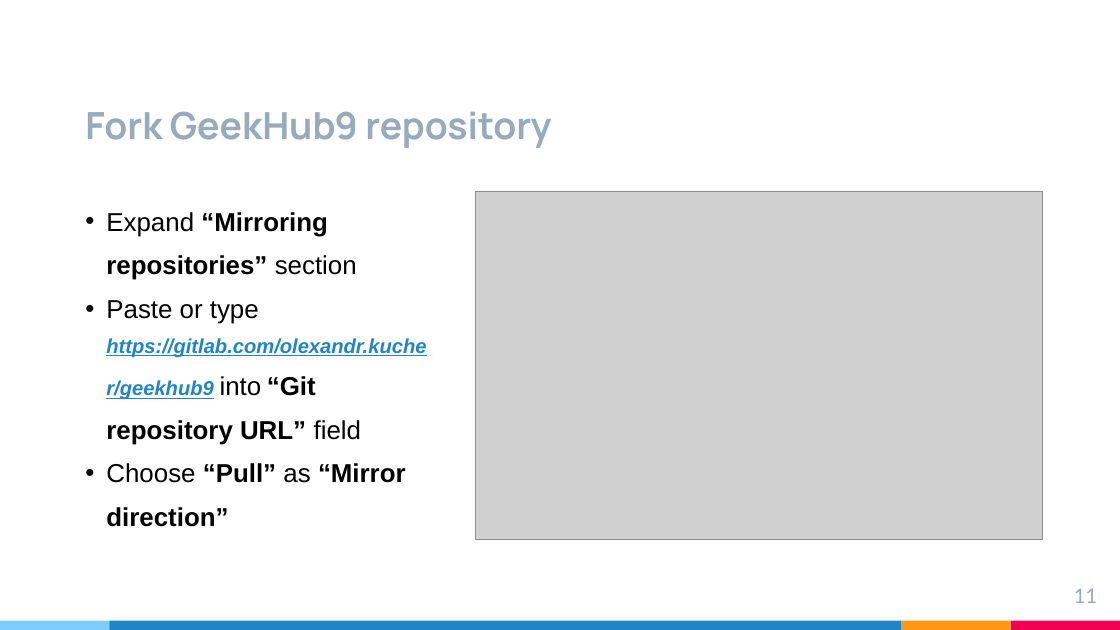
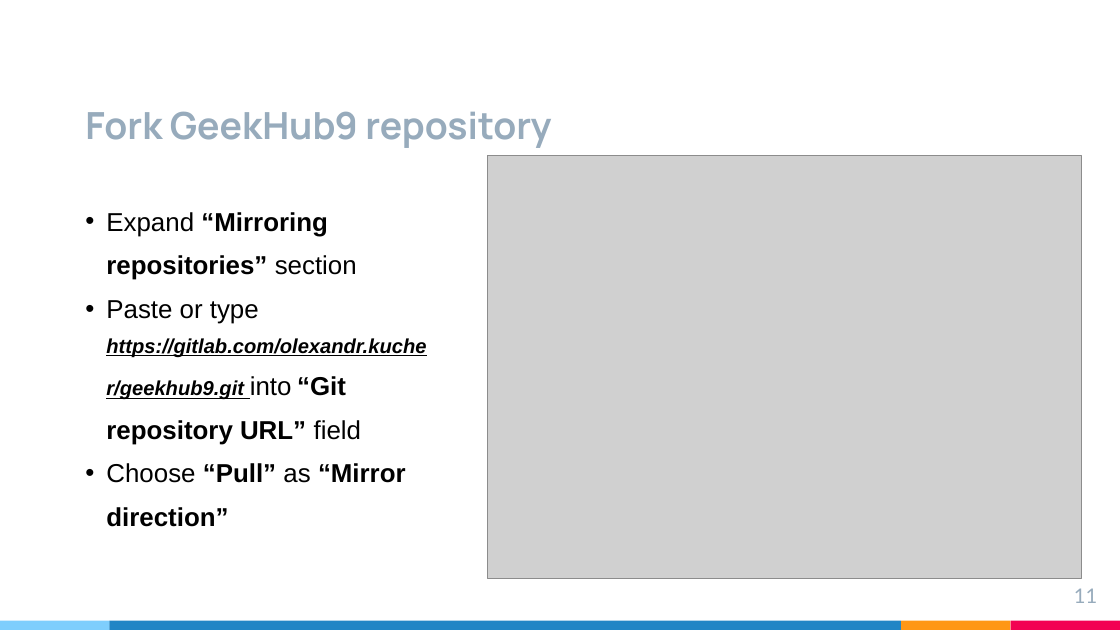
Before and after one commit to brahinets/GeekHub-J4W-9, a slide deck: slide 11 of Lectures/Lesson 01 - Gitlab + Intellij IDEA.pptx. Drawn at 1120x630 pixels with LibreOffice and Linux fonts; fonts in the diff are those of the drawing; grey boxes stand for pictures. Boxes give left, top, right and bottom in pixels: in the first picture for what was removed or moved away, otherwise in the second. Text is boxed around its words. In the diff, an @@ line names an element or a change of style, - is before the commit and + after.

Commit message:
L01 Update presentation with correct repository mirroring instructions

```diff
--- a/Lectures/Lesson 01 - Gitlab + Intellij IDEA.pptx
+++ b/Lectures/Lesson 01 - Gitlab + Intellij IDEA.pptx
@@ picture: place and size @@
-picture at bbox=[476, 192, 1043, 539]
+picture at bbox=[487, 155, 1081, 579]
@@ text at bbox=[106, 300, 426, 445]: text changed; text colour #2185C5 to #000000 @@
-• Paste or type https://gitlab.com/olexandr.kucher/geekhub9 into “Git repository URL” field
+• Paste or type https://gitlab.com/olexandr.kucher/geekhub9.git into “Git repository URL” field
```
Also in this commit, not shown: 2 other slides changed.
